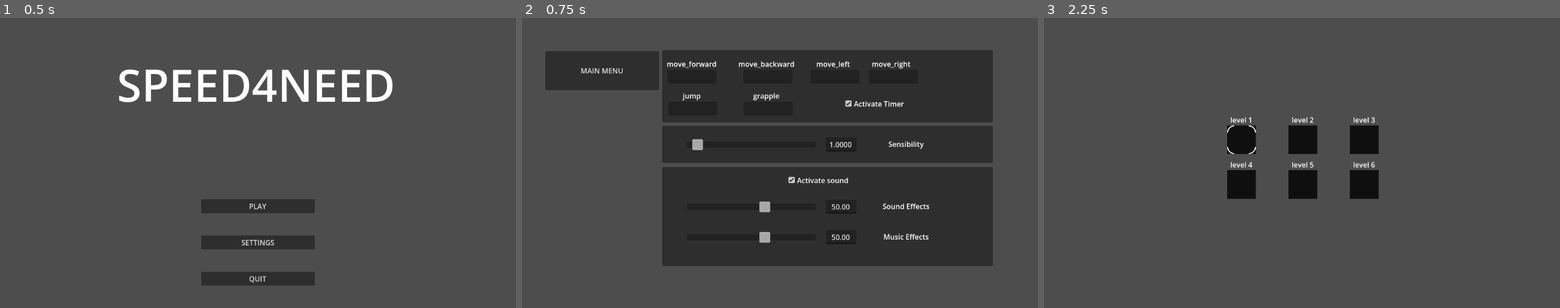
Above: before the commit, frames 1-3 (left to right).
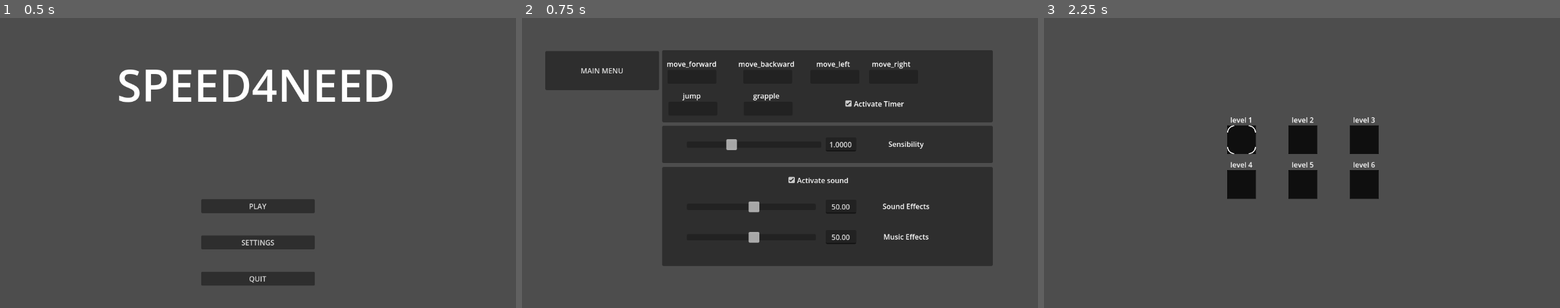
Above: after the commit, the same moments.

Repository: Lilianbazantay/Speed4Need
Game: Godot game, scene res://scenes/MainMenu/MainMenu.tscn
Two runs of this game, one before a commit and one after it. Both use one fixed random seed, a clock stepped at 60 frames per second and the inputs below.
Inputs:
- Up to frame 1 (0.5 s): no input
- Up to frame 2 (0.75 s): click "SETTINGS" at 0.5 s
- Up to frame 3 (2.25 s): click "MAIN MENU" at 1.25 s; click "PLAY" at 2 s

Frame 1 is identical in both runs. In frame 2, 0.5% of the frame differs, in the area x 33-49%, y 41-78%; in frame 3, nothing differs.

Commit message:
feat(Settings): add save system

Diff:
--- a/GobalScripts/PlayerSettings.gd
+++ b/GobalScripts/PlayerSettings.gd
@@ -5,3 +5,28 @@
 var soudEffects: float = 50;
 var soundEnabled: bool = true;
 var timerEnabled: bool = true;
+
+
+# LOAD / SAVE SYSTEM
+
+var SETTINGS_PATH : String = "user://settings.cfg"
+
+func save_settings():
+	var cfg := ConfigFile.new()
+	cfg.set_value("controls", "sensibility", sensibility)
+	cfg.set_value("audio", "music", soundMusic)
+	cfg.set_value("audio", "effects", soudEffects)
+	cfg.set_value("audio", "enabled", soundEnabled)
+	cfg.set_value("gameplay", "timer_enabled", timerEnabled)
+	cfg.save(SETTINGS_PATH)
+
+func load_settings():
+	var cfg := ConfigFile.new()
+	var err := cfg.load(SETTINGS_PATH)
+	if err != OK:
+		return
+	sensibility = cfg.get_value("controls", "sensibility", sensibility)
+	soundMusic = cfg.get_value("audio", "music", soundMusic)
+	soudEffects = cfg.get_value("audio", "effects", soudEffects)
+	soundEnabled = cfg.get_value("audio", "enabled", soundEnabled)
+	timerEnabled = cfg.get_value("gameplay", "timer_enabled", timerEnabled)
--- a/scenes/MainMenu/Main_menu.gd
+++ b/scenes/MainMenu/Main_menu.gd
@@ -1,5 +1,7 @@
 extends Control
 
+func _ready() -> void:
+	PlayerSettings.load_settings();
 
 func _on_button_play_pressed() -> void:
 	get_tree().change_scene_to_file("res://scenes/level_select/level_select.tscn")
@@ -9,3 +11,16 @@
 
 func _on_button_quit_pressed() -> void:
 	get_tree().quit()
+
+func load_bindings() -> void:
+	if not FileAccess.file_exists("user://keybinds.cfg"):
+		return
+	var file = FileAccess.open("user://keybinds.cfg", FileAccess.READ)
+	if (file != OK):
+		return;
+	var data = file.get_var()
+	for action in data.keys():
+		var ev = InputEventKey.new()
+		ev.keycode = data[action]
+		InputMap.action_erase_events(action);
+		InputMap.action_add_event(action, ev);
--- a/scenes/MainMenu/Settings.tscn
+++ b/scenes/MainMenu/Settings.tscn
@@ -154,7 +154,7 @@
 layout_mode = 0
 offset_left = 55.0
 offset_top = 35.0
-offset_right = 343.0
+offset_right = 355.0
 offset_bottom = 49.0
 
 [node name="Button" type="Button" parent="Sensibility/ButtonLine" unique_id=732305255]
--- a/scenes/MainMenu/sensibility.gd
+++ b/scenes/MainMenu/sensibility.gd
@@ -4,7 +4,7 @@
 
 func _ready() -> void:
 	var prevPos: Vector2;
-	prevPos[0] = 12 + (PlayerSettings.sensibility / 100);
+	prevPos[0] = (PlayerSettings.sensibility * 100) -12;
 	prevPos[1] = -5;
 	$ButtonLine/Button.set_position(prevPos);
 	$LineEdit.text = "%.4f" % PlayerSettings.sensibility
@@ -37,7 +37,7 @@
 	if (new_text.is_valid_float()):
 		test = new_text.to_float();
 	var prevPos: Vector2;
-	prevPos[0] = 12 + (test / 100);
+	prevPos[0] = (test * 100) -12;
 	prevPos[1] = -5;
 	$ButtonLine/Button.set_position(prevPos);
 	PlayerSettings.sensibility = test
--- a/scenes/MainMenu/settings.gd
+++ b/scenes/MainMenu/settings.gd
@@ -7,7 +7,18 @@
 
 func _on_back_to_menu_pressed() -> void:
 	get_tree().change_scene_to_file("res://scenes/MainMenu/MainMenu.tscn")
+	saveBindings();
+	PlayerSettings.save_settings();
 
 
 func _on_check_box_pressed() -> void:
 	PlayerSettings.timerEnabled = !PlayerSettings.timerEnabled;
+
+func saveBindings() -> void:
+	var data = {}
+	for action in InputMap.get_actions():
+		var events = InputMap.action_get_events(action)
+		if events.size() > 0 and events[0] is InputEventKey:
+			data[action] = events[0].keycode
+	var file = FileAccess.open("user://Keybinds.cfg", FileAccess.WRITE)
+	file.store_var(data)
--- a/scenes/MainMenu/sound.gd
+++ b/scenes/MainMenu/sound.gd
@@ -6,10 +6,10 @@
 func _ready() -> void:
 	var prevPos: Vector2;
 	prevPos[1] = -5;
-	prevPos[0] = 12 + (PlayerSettings.soudEffects * 3);
+	prevPos[0] = (PlayerSettings.soudEffects * 3) -12;
 	$EffectsButtonLine/EffectsButton.set_position(prevPos);
 	$EffectsLineEdit.text = "%.02f" % PlayerSettings.soudEffects
-	prevPos[0] = 12 + (PlayerSettings.soundMusic * 3);
+	prevPos[0] = (PlayerSettings.soundMusic * 3) -12;
 	$MusicButtonLine/MusicButton.set_position(prevPos);
 	$MusicLineEdit.text = "%.02f" % PlayerSettings.soundMusic
 
@@ -39,7 +39,7 @@
 		test = new_text.to_float();
 	var prevPos: Vector2;
 	prevPos[1] = -5;
-	prevPos[0] = 12 + (test * 3);
+	prevPos[0] = (test * 3) -12;
 	$EffectsButtonLine/EffectsButton.set_position(prevPos);
 	PlayerSettings.soudEffects = test;
 
@@ -50,7 +50,7 @@
 		test = new_text.to_float();
 	var prevPos: Vector2;
 	prevPos[1] = -5;
-	prevPos[0] = 12 + (test * 3);
+	prevPos[0] = (test * 3) -12;
 	$MusicButtonLine/MusicButton.set_position(prevPos);
 	PlayerSettings.soundMusic = test;
 
